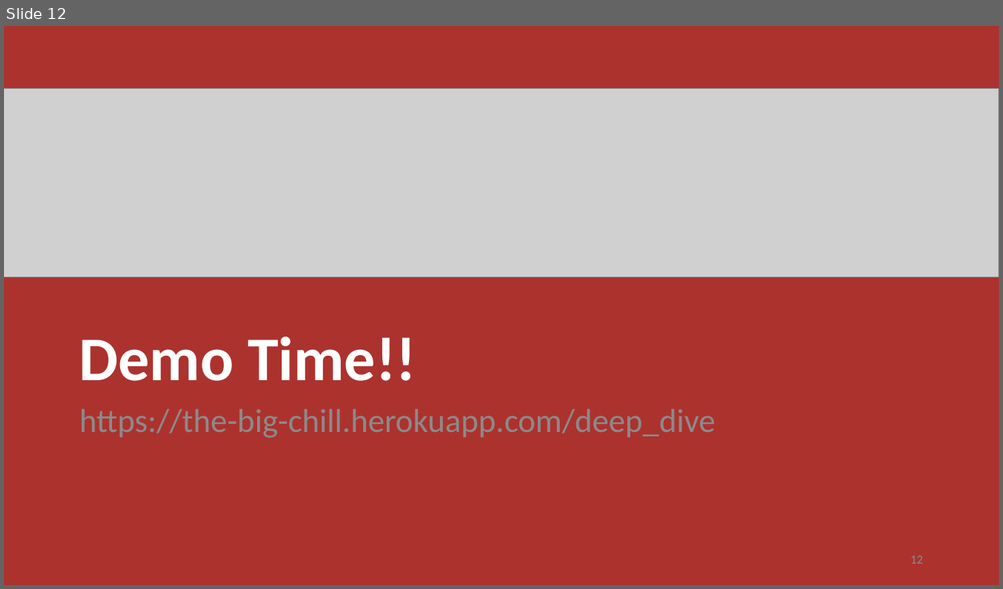
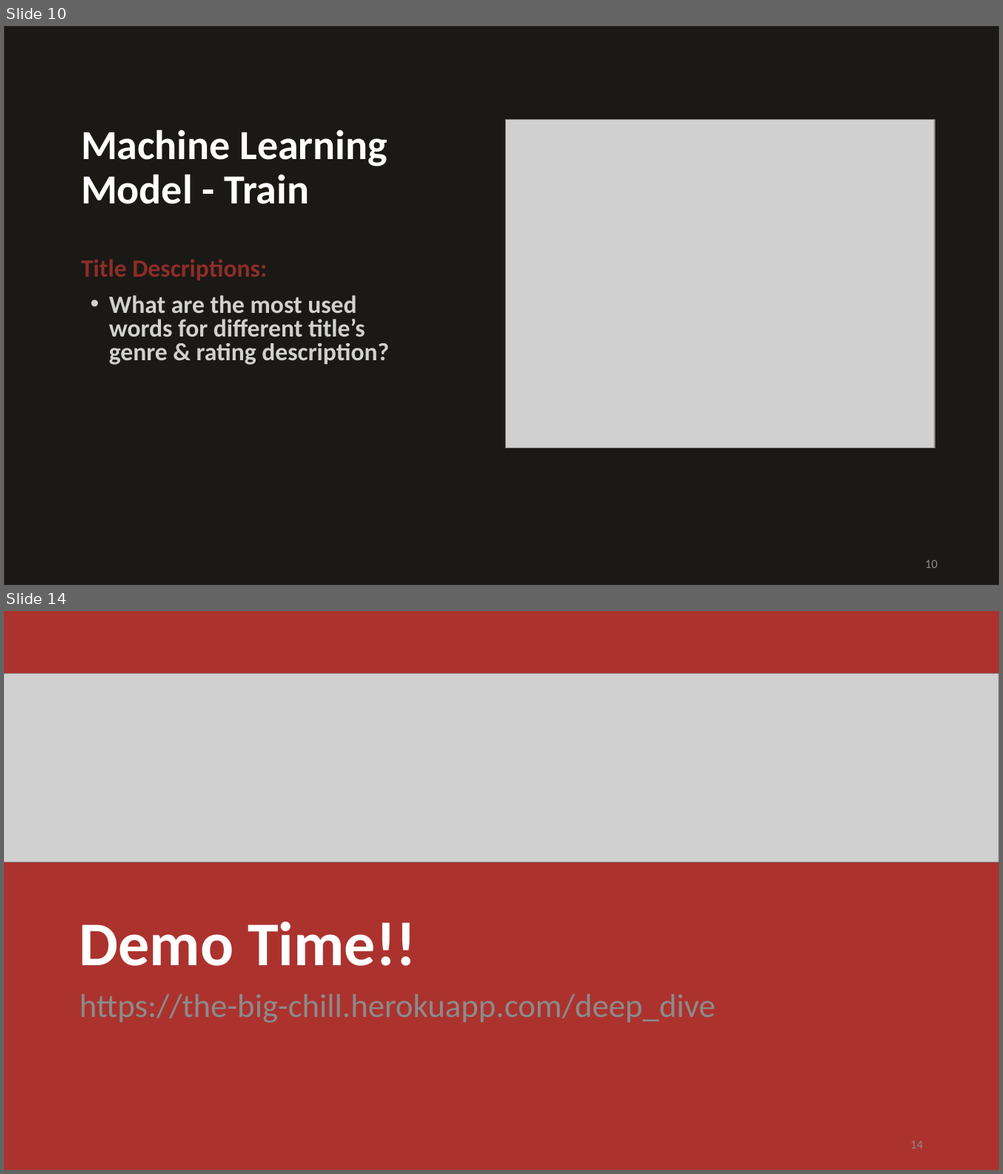
Before and after one commit to HaifaNajdawi/The_big_chill, a slide deck: Final_Report_Out_Presentation.pptx. Shown one above the other, each under a label of ours: slide 12 before the commit, slides 10 and 14 after it; the slides between them are not shown. The pictures are 1003x589 and 1003x1174 pixels, drawn with LibreOffice and Linux fonts; fonts in the diff are those of the drawing; grey boxes stand for pictures. Boxes give left, top, right and bottom in pixels: in the first picture for what was removed or moved away, otherwise in the second. Text is boxed around its words. In the diff, an @@ line names an element or a change of style, - is before the commit and + after.

```diff
--- a/Final_Report_Out_Presentation.pptx
+++ b/Final_Report_Out_Presentation.pptx
@@ slide 10 added at <box>4,26,999,585</box>, background #24231F @@
@@ rectangle added at <box>4,26,999,585</box>, fill #1A1915, outline #24231F 1 pt @@
@@ text added at <box>81,130,387,204</box>, 40 pt, text #FFFFFF, bold @@
+Machine Learning Model - Train
@@ picture added at <box>506,120,934,449</box> @@
@@ text added at <box>81,259,389,365</box>, 24 pt, text #FFFFFF at 80% opacity, bold @@
+Title Descriptions:
+• What are the most used words for different title’s genre & rating description?
@@ page number added at <box>925,560,937,568</box>, 12 pt, text #8C8C8C @@
+10
@@ what was slide 12 is now slide 14 @@
@@ page number at <box>910,1141,922,1149</box>: text changed @@
-12
+14
```
Also in this commit, not shown: 11 slides changed, 3 other slides added, 1 slide removed.
